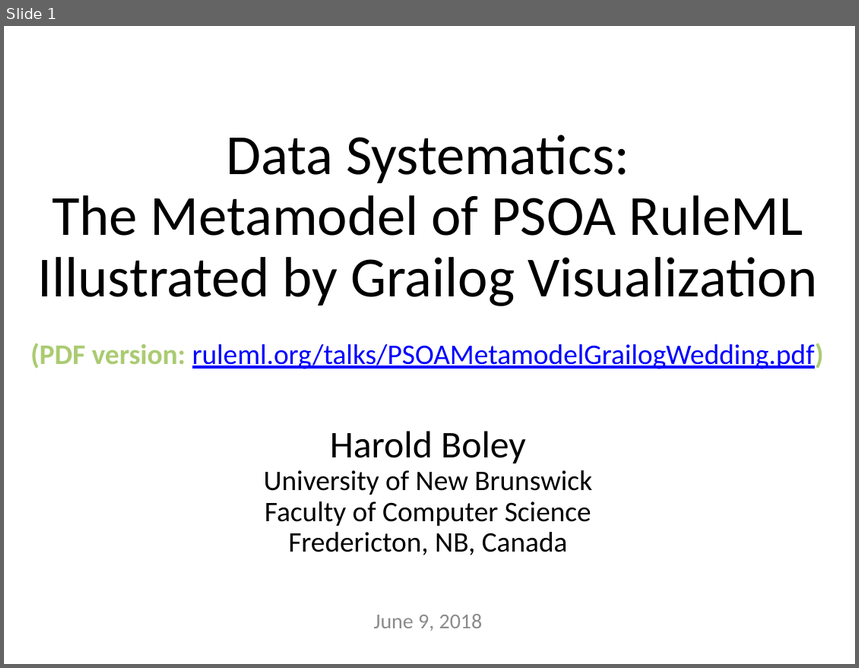
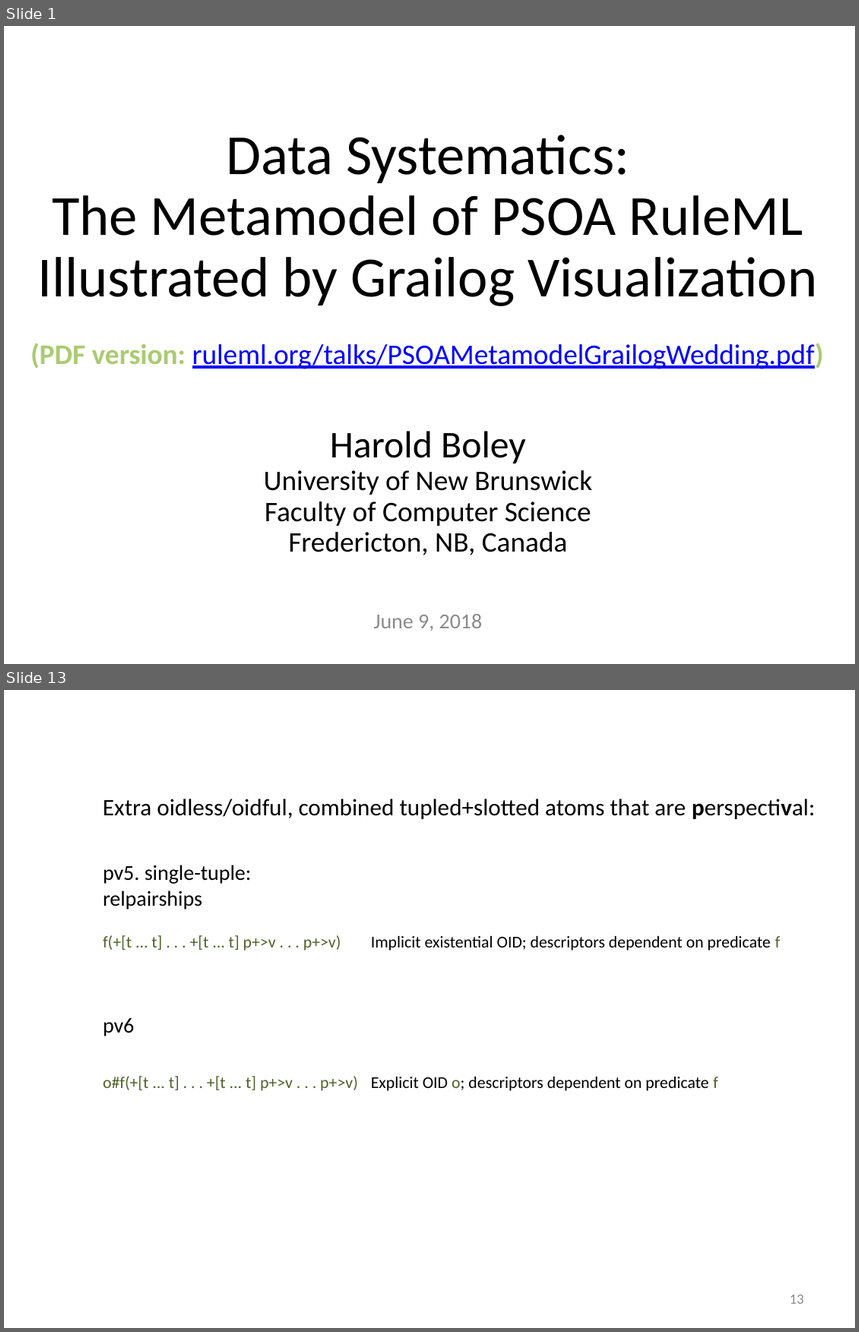
Before and after one commit to RuleML/ruleml-website, a slide deck: talks/PSOAMetamodelGrailogWedding.pptx. Shown one above the other, each under a label of ours: slide 1 before the commit, slides 1 and 13 after it; the slides between them are not shown. The pictures are 859x668 and 859x1332 pixels, drawn with LibreOffice and Linux fonts; fonts in the diff are those of the drawing. Boxes give left, top, right and bottom in pixels: in the first picture for what was removed or moved away, otherwise in the second. Text is boxed around its words. In the diff, an @@ line names an element or a change of style, - is before the commit and + after.

```diff
--- a/talks/PSOAMetamodelGrailogWedding.pptx
+++ b/talks/PSOAMetamodelGrailogWedding.pptx
@@ slide 13 added at bbox=[4, 690, 855, 1328], background #FFFFFF @@
@@ text added at bbox=[103, 799, 815, 819], 20 pt, text #000000 @@
+Extra oidless/oidful, combined tupled+slotted atoms that are perspectival:
@@ text added at bbox=[103, 865, 252, 910], 18 pt, text #000000 @@
+pv5. single-tuple:
+relpairships
@@ text added at bbox=[103, 935, 341, 951], 14 pt, text #4F6228 @@
+f(+[t ... t] . . . +[t ... t] p+>v . . . p+>v)
@@ text added at bbox=[371, 936, 781, 951], 14 pt, text #000000 @@
+Implicit existential OID; descriptors dependent on predicate f
@@ text added at bbox=[103, 1018, 134, 1037], 18 pt, text #000000 @@
+pv6
@@ text added at bbox=[103, 1076, 358, 1091], 14 pt, text #4F6228 @@
+o#f(+[t ... t] . . . +[t ... t] p+>v . . . p+>v)
@@ text added at bbox=[371, 1077, 718, 1091], 14 pt, text #000000 @@
+Explicit OID o; descriptors dependent on predicate f
@@ page number added at bbox=[790, 1295, 804, 1304], 12 pt, text #8C8C8C @@
+13
```
Also in this commit, not shown: 8 slides changed, 5 other slides added, 1 other file.
